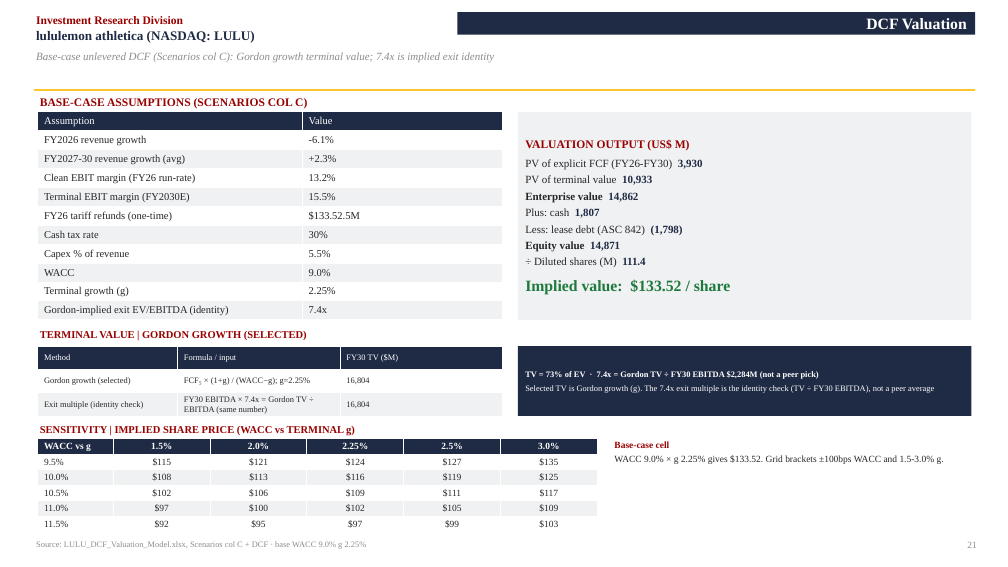
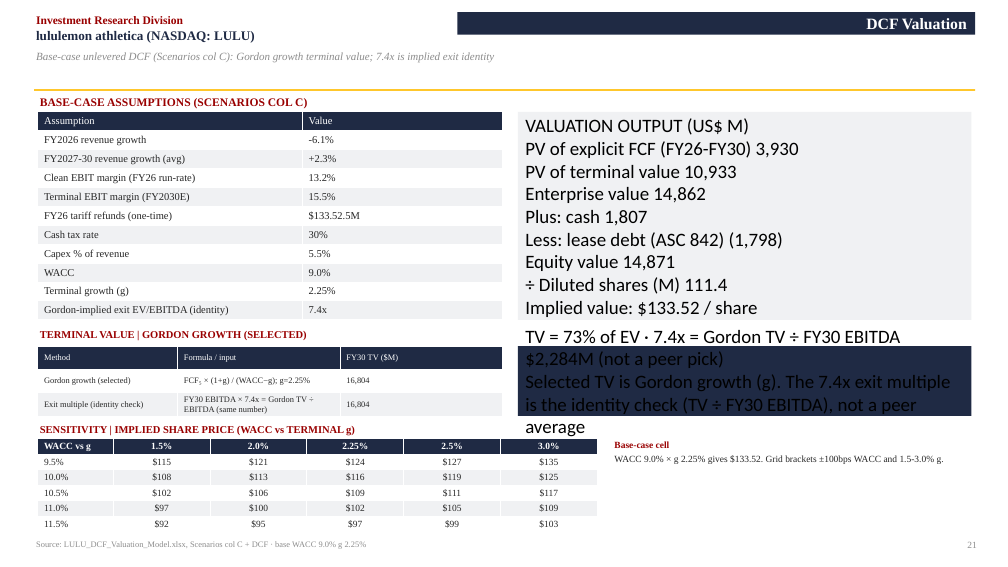
Before and after one commit to vengeanceaiUSC/RM, a slide deck: slide 21 of LULU/GIS IR LULU.pptx. Drawn at 1008x567 pixels with LibreOffice and Linux fonts; fonts in the diff are those of the drawing. Boxes give left, top, right and bottom in pixels: in the first picture for what was removed or moved away, otherwise in the second. Text is boxed around its words. In the diff, an @@ line names an element or a change of style, - is before the commit and + after.

```diff
--- a/LULU/GIS IR LULU.pptx
+++ b/LULU/GIS IR LULU.pptx
@@ rectangle "VALUATION OUTPUT (US$ M)" at box(518, 112, 972, 320): size 11 to 18 pt, text colour #990000 to #000000 in "VALUATION OUTPUT (US$ M)"; font Times New Roman to Calibri; bold off in "VALUATION OUTPUT (US$ M)", "3,930", "10,933", "Enterprise value 14,862" and 5 more places; size 10.5 to 18 pt in "PV of explicit FCF (FY26-FY30) 3,930", "PV of terminal value 10,933", "Enterprise value 14,862", "Plus: cash 1,807" and 3 more places; text colour #262626 to #000000 in "PV of explicit FCF (FY26-FY30)", "PV of terminal value", "Enterprise value", "Plus: cash" and 3 more places; text colour #1F2A44 to #000000 in "3,930", "10,933", "14,862", "1,807" and 3 more places; size 15 to 18 pt, text colour #1E7A3C to #000000 in "Implied value: $133.52 / share"; less space between paragraphs @@
@@ rectangle "TV = 73% of EV ..." at box(518, 346, 972, 416): size 8 to 18 pt, font Times New Roman to Calibri, text colour #FFFFFF to #000000; bold off in "TV = 73% of EV · 7.4x ..."; less space between paragraphs @@
```
Also in this commit, not shown: 6 other slides changed, 4 other files.
